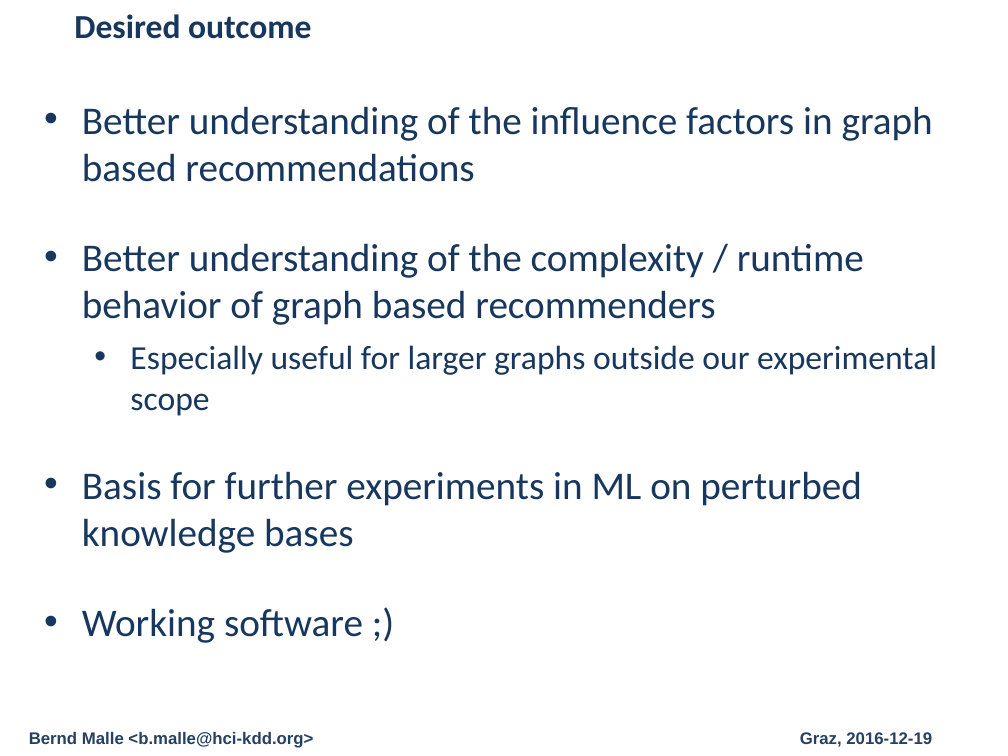
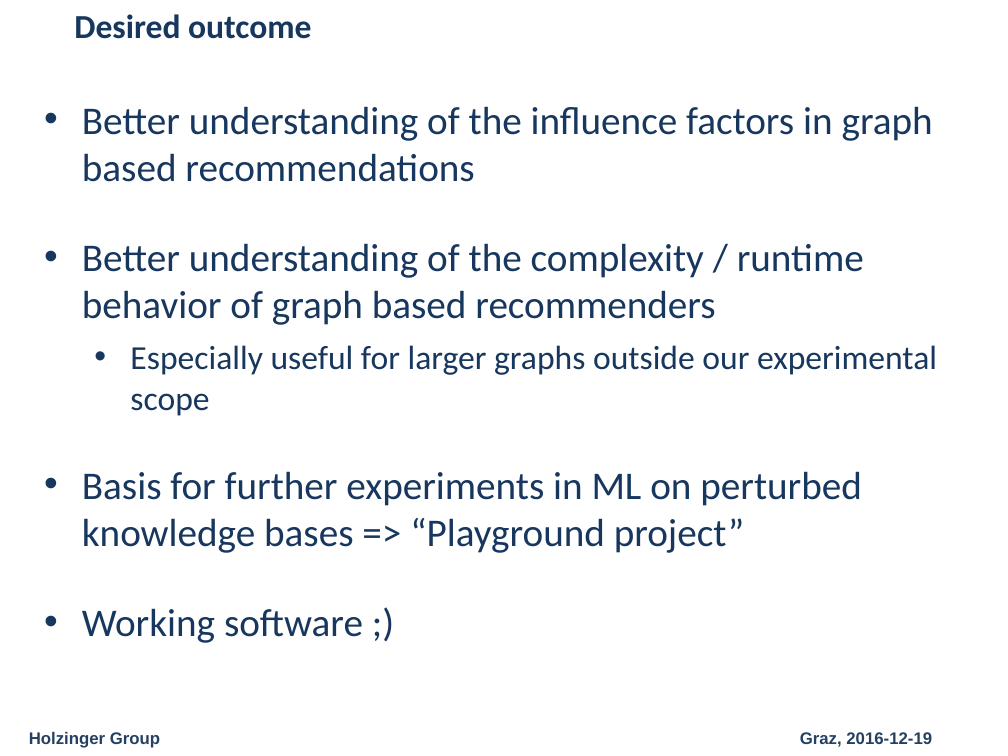
Before and after one commit to cassinius/phd-presentations, a slide deck: slide 5 of 2016/graph_recommender_presentation_20161219/Graph_Recommender_Presentation.pptx. Drawn at 1008x756 pixels with LibreOffice and Linux fonts; fonts in the diff are those of the drawing; background and template pictures are left out. Boxes give left, top, right and bottom in pixels: in the first picture for what was removed or moved away, otherwise in the second. Text is boxed around its words. In the diff, an @@ line names an element or a change of style, - is before the commit and + after.

```diff
--- a/2016/graph_recommender_presentation_20161219/Graph_Recommender_Presentation.pptx
+++ b/2016/graph_recommender_presentation_20161219/Graph_Recommender_Presentation.pptx
@@ text at [82, 471, 862, 553]: text changed @@
-• Basis for further experiments in ML on perturbed knowledge bases
+• Basis for further experiments in ML on perturbed knowledge bases => “Playground project”
@@ text at [29, 732, 160, 748]: text changed @@
-Bernd Malle <b.malle@hci-kdd.org>
+Holzinger Group
```
Also in this commit, not shown: 11 other slides changed, 2 slides added, 11 other files.
